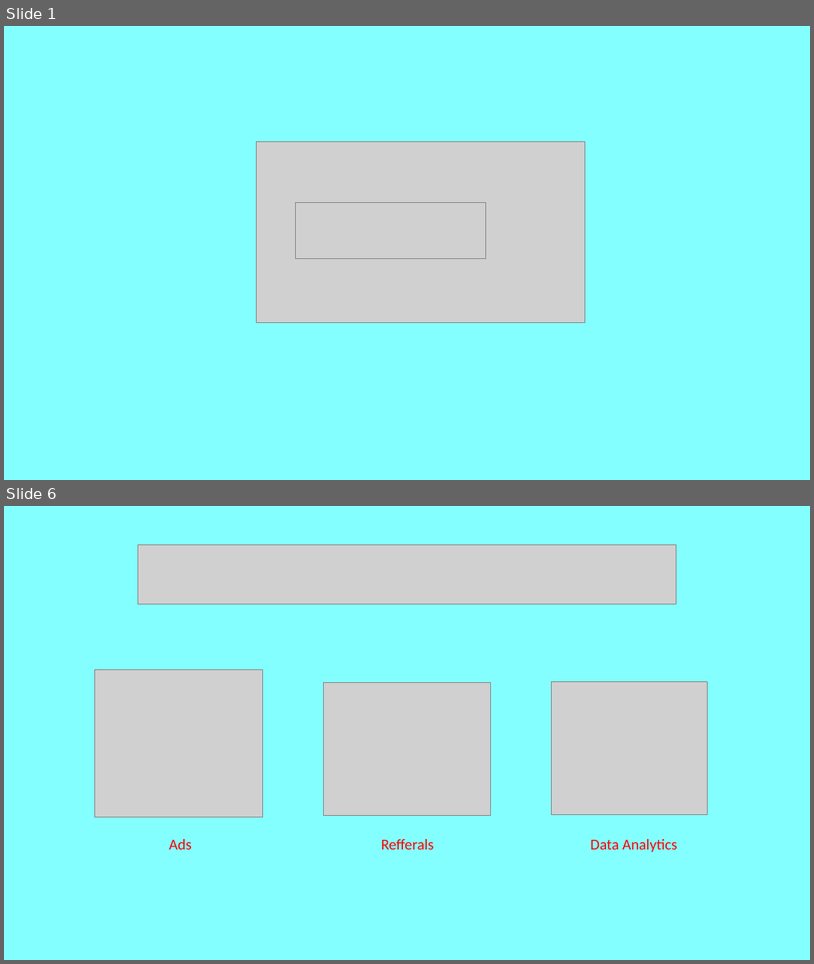
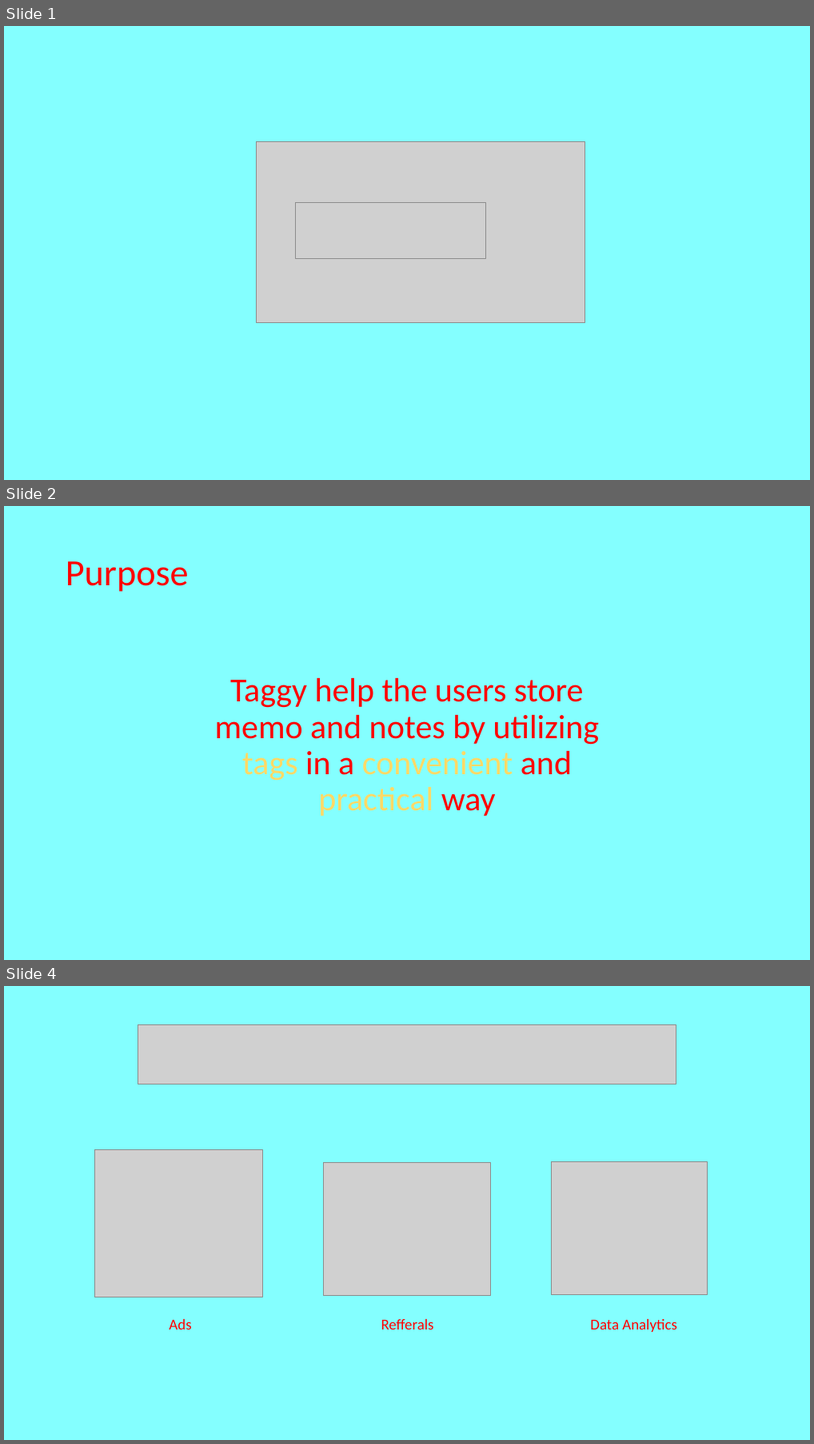
Before and after one commit to Samuraitje/Final-Project, a slide deck: Taggy.pptx. Shown one above the other, each under a label of ours: slides 1 and 6 before the commit, slides 1, 2 and 4 after it; the slides between them are not shown. The pictures are 814x964 and 814x1444 pixels, drawn with LibreOffice and Linux fonts; fonts in the diff are those of the drawing; grey boxes stand for pictures. Boxes give left, top, right and bottom in pixels: in the first picture for what was removed or moved away, otherwise in the second. Text is boxed around its words. In the diff, an @@ line names an element or a change of style, - is before the commit and + after.

```diff
--- a/Taggy.pptx
+++ b/Taggy.pptx
@@ slide 2 added at [4,506,810,960], background #84FFFF @@
@@ title added at [66,561,189,592], 44 pt, text #FF0000 @@
+Purpose
@@ text added at [215,678,600,816], 40 pt, text #FF0000 @@
+Taggy help the users store memo and notes by utilizing tags in a convenient and practical way
@@ what was slide 6 is now slide 4 @@
```
Also in this commit, not shown: 6 other slides added, 31 other files.
